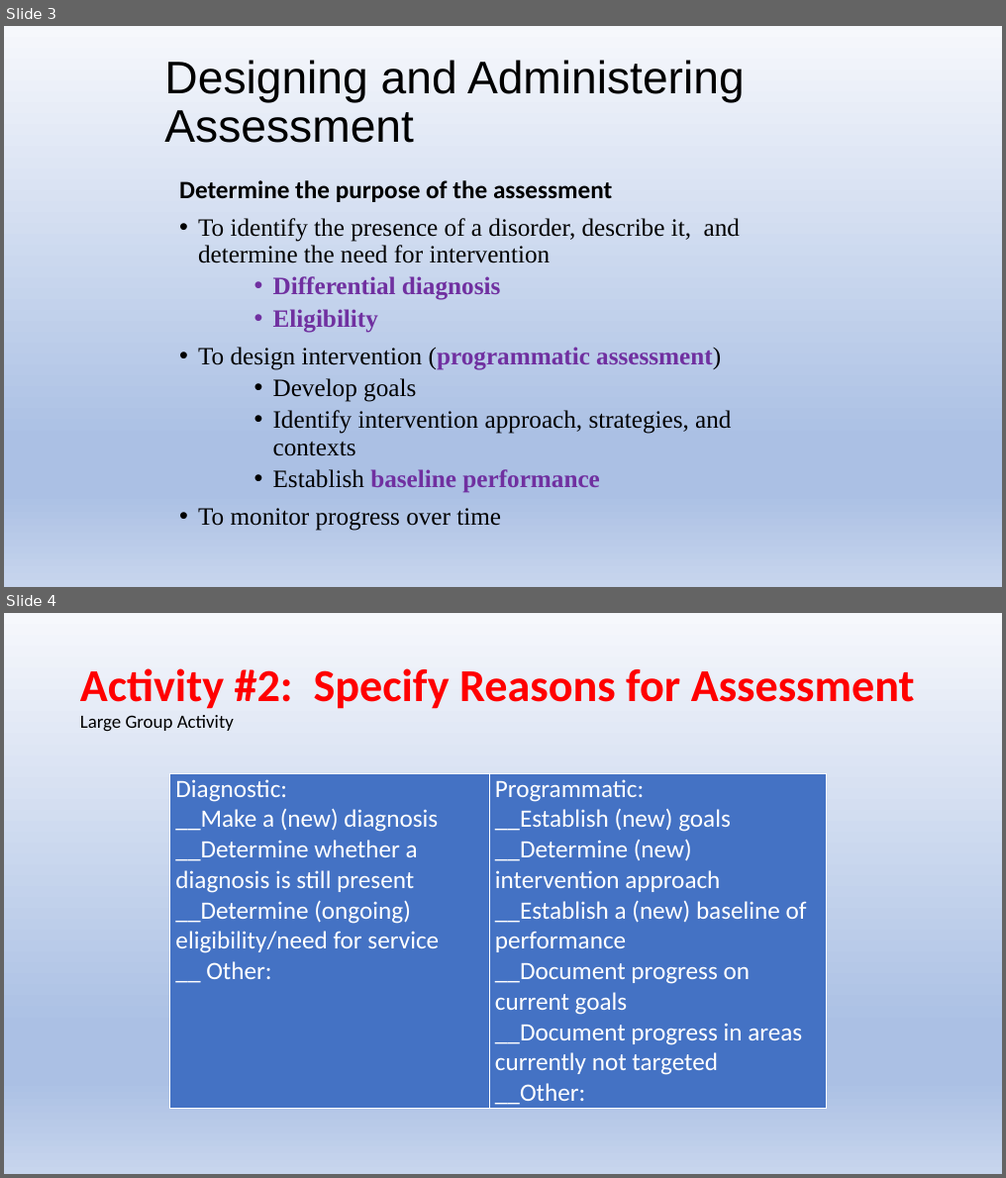
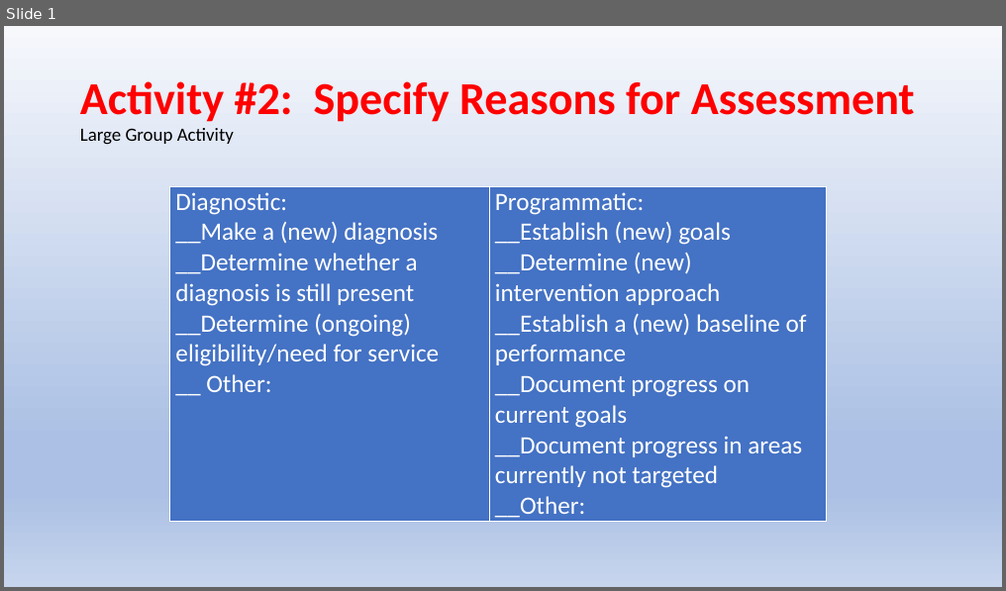
Before and after one commit to Jim-Wright90/cds431_sp22, a slide deck: slides/cds431_week2_1.pptx. Shown one above the other, each under a label of ours: slides 3 and 4 before the commit, slide 1 after it. The pictures are 1006x1178 and 1006x591 pixels, drawn with LibreOffice and Linux fonts; fonts in the diff are those of the drawing. Boxes give left, top, right and bottom in pixels: in the first picture for what was removed or moved away, otherwise in the second. Text is boxed around its words. In the diff, an @@ line names an element or a change of style, - is before the commit and + after.

```diff
--- a/slides/cds431_week2_1.pptx
+++ b/slides/cds431_week2_1.pptx
@@ slide 3 removed at box(4, 26, 1002, 587), background gradient #F6F8FC to #ABC0E4 to #C7D5ED @@
@@ title removed at box(164, 60, 745, 143) @@
-Designing and Administering Assessment
@@ text removed at box(179, 180, 740, 531) @@
-Determine the purpose of the assessment
-• To identify the presence of a disorder, describe it, and determine the need for intervention
-    • Differential diagnosis
-    • Eligibility
-• To design intervention (programmatic assessment)
-    • Develop goals
-    • Identify intervention approach, strategies, and contexts
-    • Establish baseline performance
-• To monitor progress over time
@@ what was slide 4 is now slide 1 @@
```
Also in this commit, not shown: 26 slides added, 2 other slides removed, 3 other files.
